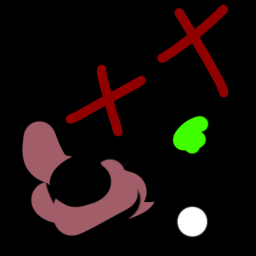
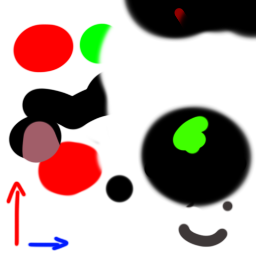
Layers edited between the first and the second 256px x 256px image:
showed "pisssisisisis", painted on it over [0, 0, 256, 256]
painted on "Layer 1" (2nd of 2) over [172, 4, 229, 88]
